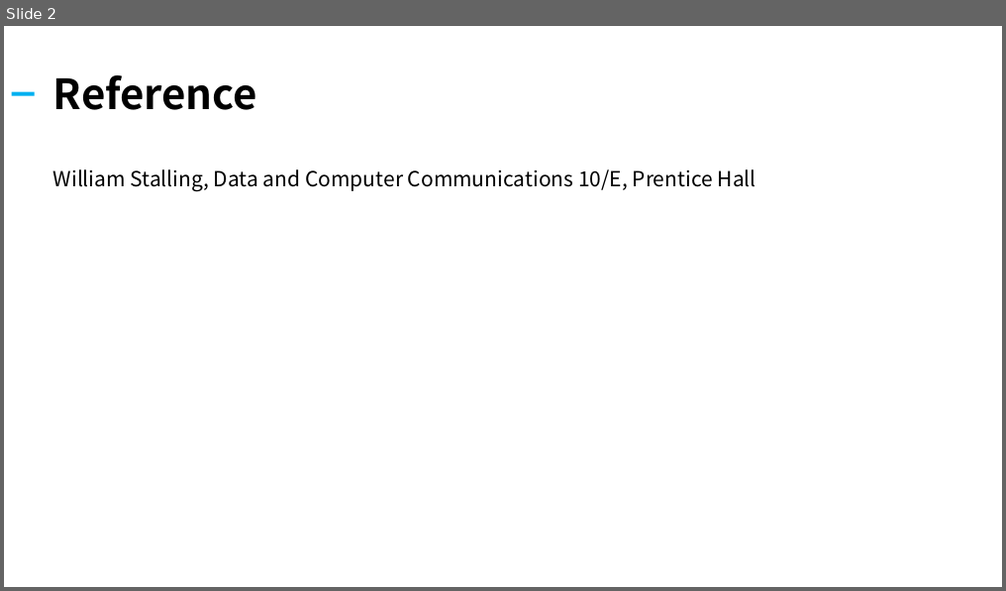
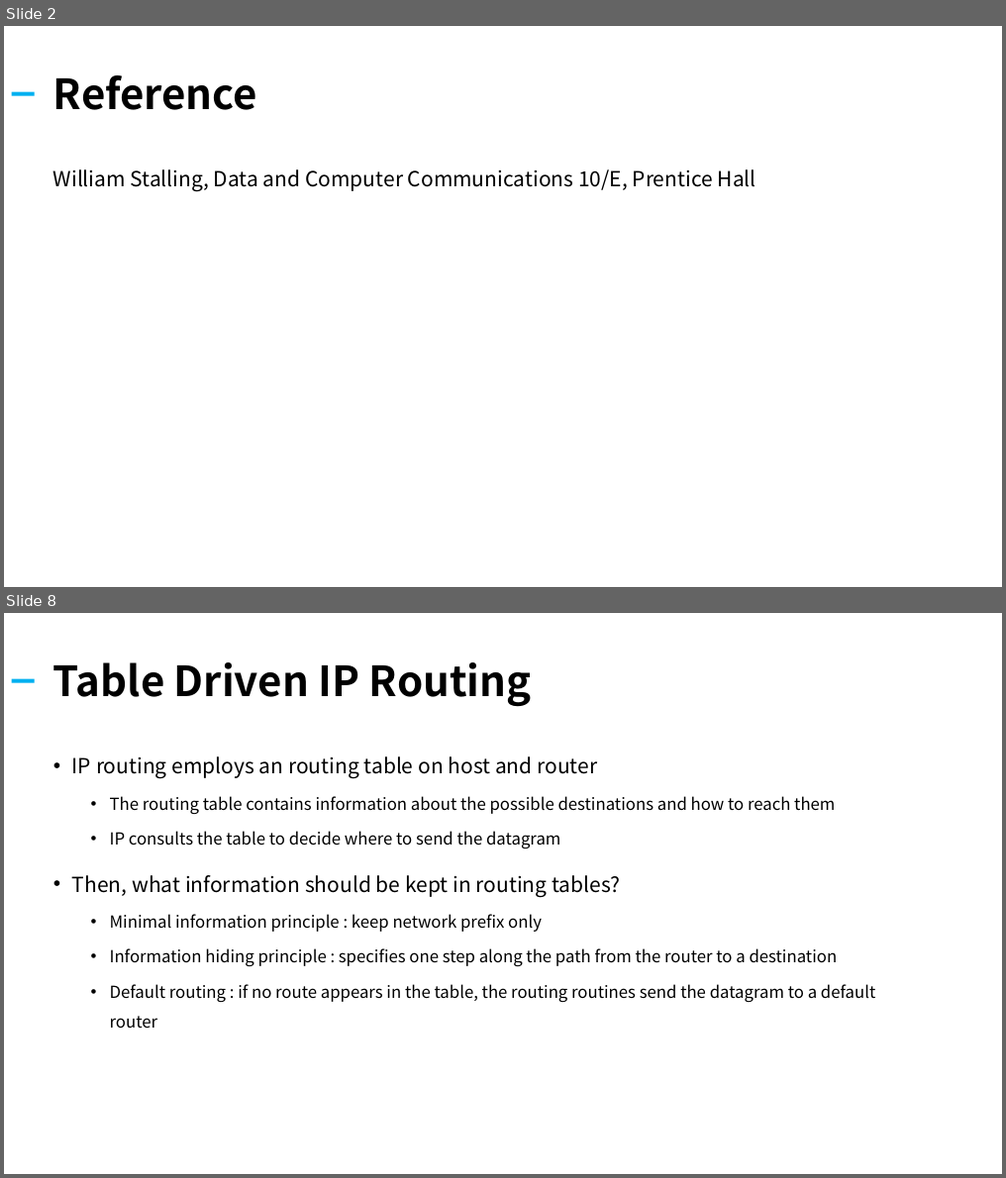
Before and after one commit to kiku99/AWS, a slide deck: Network/05. Network Internet Protocol (2).pptx. Shown one above the other, each under a label of ours: slide 2 before the commit, slides 2 and 8 after it; the slides between them are not shown. The pictures are 1006x591 and 1006x1178 pixels, drawn with LibreOffice and Linux fonts; fonts in the diff are those of the drawing. Boxes give left, top, right and bottom in pixels: in the first picture for what was removed or moved away, otherwise in the second. Text is boxed around its words. In the diff, an @@ line names an element or a change of style, - is before the commit and + after.

Commit message:
add : network internet protocol (2)

```diff
--- a/Network/05. Network Internet Protocol (2).pptx
+++ b/Network/05. Network Internet Protocol (2).pptx
@@ slide 8 added at <box>4,613,1002,1174</box>, background #FFFFFF @@
@@ title added at <box>54,663,531,707</box>, 40 pt, text #000000, bold @@
+Table Driven IP Routing
@@ rectangle added at <box>12,679,35,682</box>, fill #00B0F0 @@
@@ text added at <box>72,757,875,1029</box>, 16 pt, text #000000 @@
+• IP routing employs an routing table on host and router
+  • The routing table contains information about the possible destinations and how to reach them
+  • IP consults the table to decide where to send the datagram
+• Then, what information should be kept in routing tables?
+  • Minimal information principle : keep network prefix only
+  • Information hiding principle : specifies one step along the path from the router to a destination
+  • Default routing : if no route appears in the table, the routing routines send the datagram to a default router
```
Also in this commit, not shown: 1 slide changed, 22 other slides added, 16 slides removed, 1 other file.
